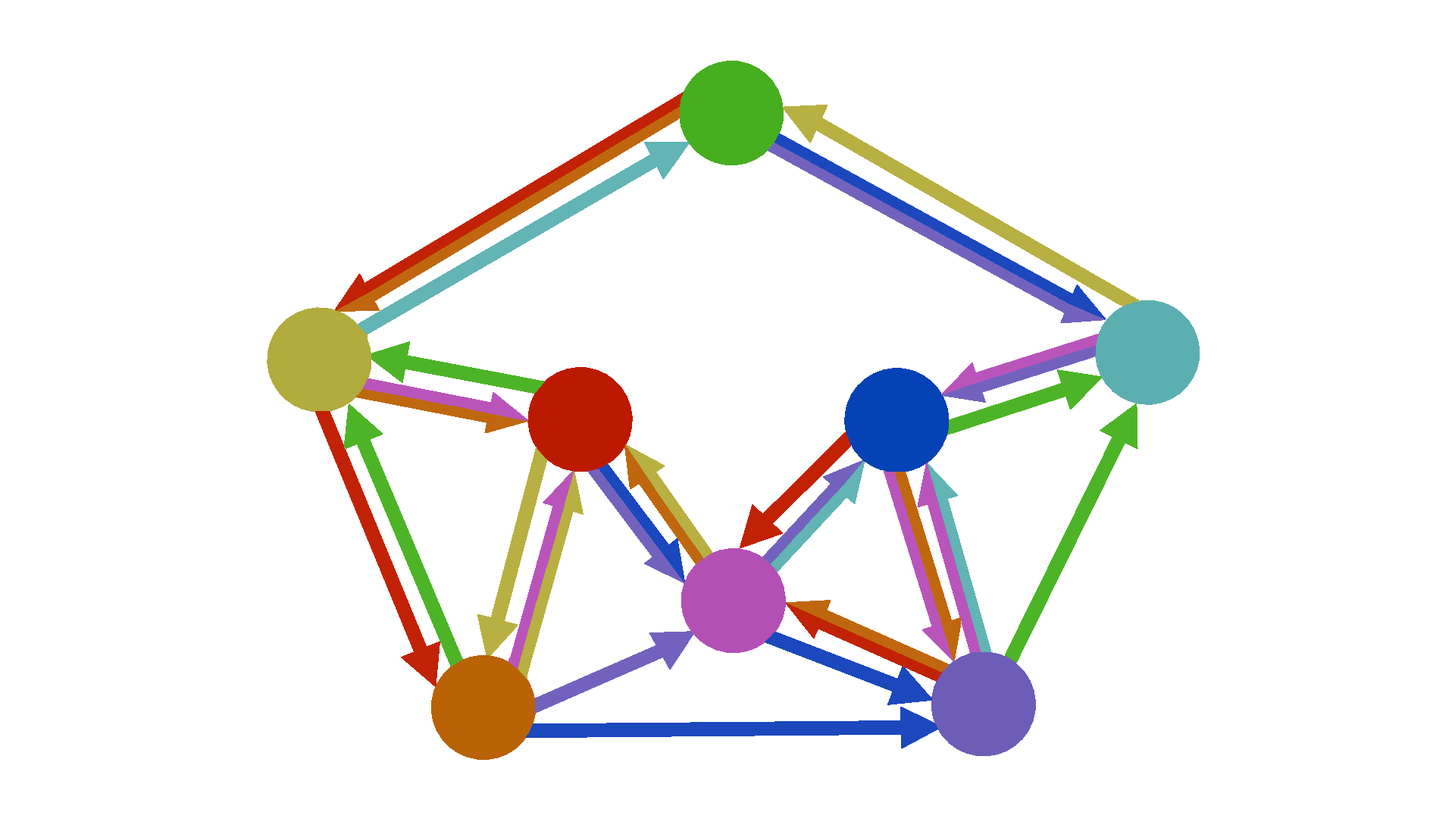
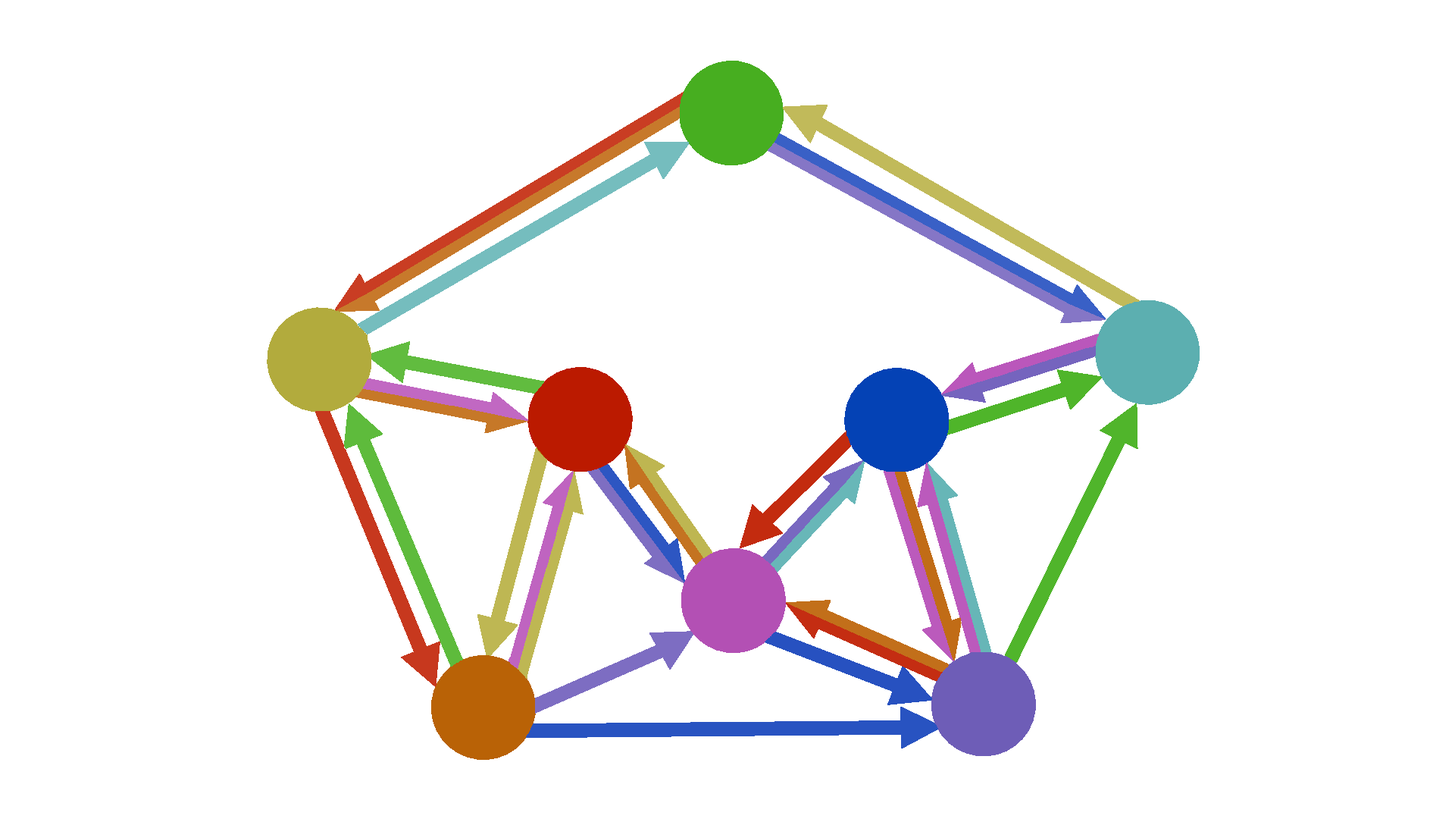
The second 1455px x 819px image is a revision of the first. Changes to its layers:
added layer "BC" (99%) above "PC" over <box>947,346,1103,436</box>
added layer "PC" (98%) above "BP" over <box>1005,403,1139,663</box>
added layer "BP" (97%) above "BM" over <box>883,462,992,661</box>
added layer "BM" (96%) above "PM" over <box>739,430,865,573</box>
added layer "PM" (95%) above "PO" over <box>764,599,949,705</box>
added layer "PO" (94%) above "MO" over <box>526,706,939,749</box>
added layer "MO" (93%) above "MR" over <box>535,630,694,714</box>
added layer "MR" (92%) above "RO" over <box>587,444,713,583</box>
added layer "RO" (91%) above "OY" over <box>477,447,584,679</box>
added layer "OY" (90%) above "RY" over <box>315,403,464,687</box>
added layer "RY" (89%) above "YG" over <box>355,341,545,433</box>
added layer "YG" (88%) above "GC" over <box>335,91,690,335</box>
added layer "GC" (87%) above "matchup_graph_v3.png" over <box>767,104,1141,323</box>
painted on "matchup_graph_v3.png" over <box>271,91,1141,749</box>
